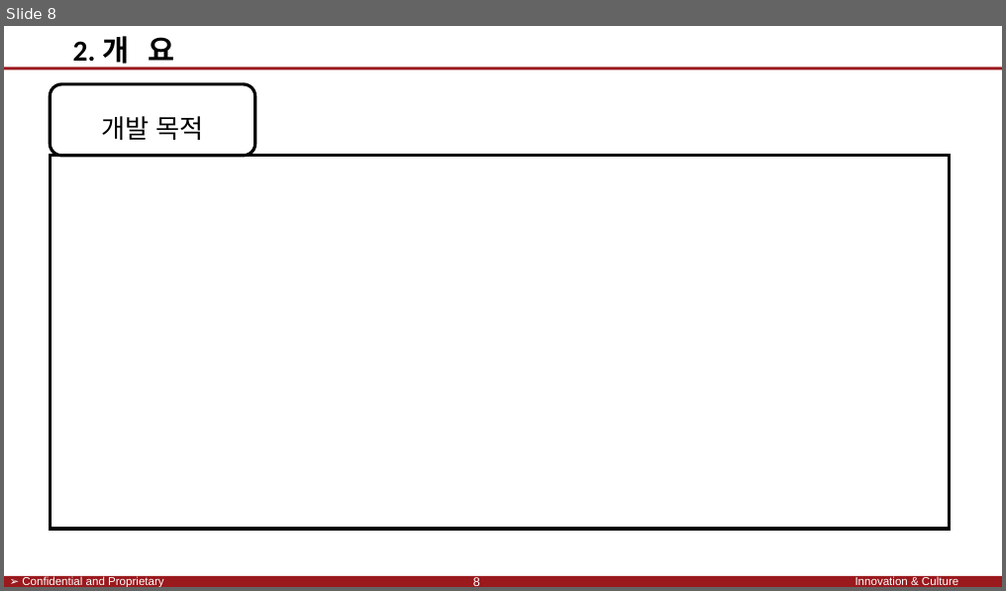
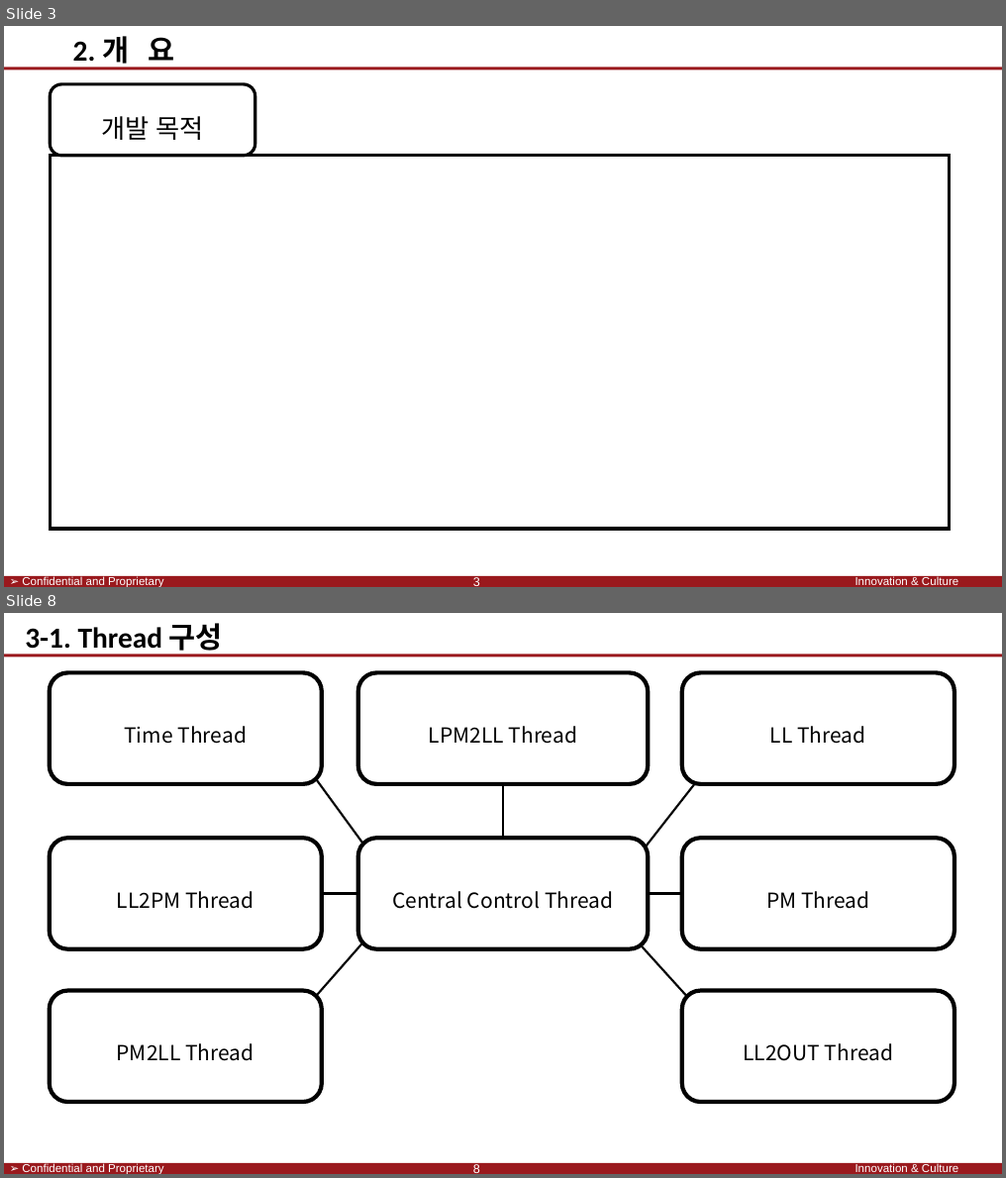
Before and after one commit to SaintSeong/JusungProject, a slide deck: A조 발표.pptx. Shown one above the other, each under a label of ours: slide 8 before the commit, slides 3 and 8 after it; the slides between them are not shown. The pictures are 1006x591 and 1006x1178 pixels, drawn with LibreOffice and Linux fonts; fonts in the diff are those of the drawing; background and template pictures are left out. Boxes give left, top, right and bottom in pixels: in the first picture for what was removed or moved away, otherwise in the second. Text is boxed around its words. In the diff, an @@ line names an element or a change of style, - is before the commit and + after.

```diff
--- a/A조 발표.pptx
+++ b/A조 발표.pptx
@@ slide 8 added at bbox=[4, 613, 1002, 1174], background #FFFFFF; not listed: 4 template elements that a slide beside it also shows @@
@@ text added at bbox=[25, 623, 223, 656], 28 pt, text #000000, bold @@
+3-1. Thread 구성
@@ rounded rectangle added at bbox=[49, 672, 322, 784], fill #FFFFFF, outline #000000 4 pt, 20 pt, text #000000 @@
+Time Thread
@@ rounded rectangle added at bbox=[358, 672, 648, 784], fill #FFFFFF, outline #000000 4 pt, 20 pt, text #000000 @@
+LPM2LL Thread
@@ rounded rectangle added at bbox=[682, 672, 954, 784], fill #FFFFFF, outline #000000 4 pt, 20 pt, text #000000 @@
+LL Thread
@@ line added from (371, 856) to (307, 765), #000000 2 pt @@
@@ line added from (503, 839) to (503, 784), #000000 2 pt @@
@@ line added from (629, 868) to (709, 765), #000000 2 pt @@
@@ rounded rectangle added at bbox=[49, 839, 322, 950], fill #FFFFFF, outline #000000 4 pt, 20 pt, text #000000 @@
+LL2PM Thread
@@ rounded rectangle added at bbox=[358, 839, 648, 950], fill #FFFFFF, outline #000000 4 pt, 20 pt, text #000000 @@
+Central Control Thread
@@ rounded rectangle added at bbox=[682, 839, 954, 950], fill #FFFFFF, outline #000000 4 pt, 20 pt, text #000000 @@
+PM Thread
@@ line added from (322, 894) to (358, 894), #000000 2 pt @@
@@ line added from (648, 894) to (682, 894), #000000 2 pt @@
@@ line added from (371, 933) to (307, 1008), #000000 2 pt @@
@@ line added from (629, 933) to (697, 1008), #000000 2 pt @@
@@ rounded rectangle added at bbox=[49, 991, 322, 1103], fill #FFFFFF, outline #000000 4 pt, 20 pt, text #000000 @@
+PM2LL Thread
@@ rounded rectangle added at bbox=[682, 991, 954, 1103], fill #FFFFFF, outline #000000 4 pt, 20 pt, text #000000 @@
+LL2OUT Thread
@@ page number added at bbox=[473, 1164, 480, 1173], 12 pt, text #FFFFFF @@
+8
@@ what was slide 8 is now slide 3 @@
```
Also in this commit, not shown: 7 slides changed, 4 other slides added, 12 slides removed.
